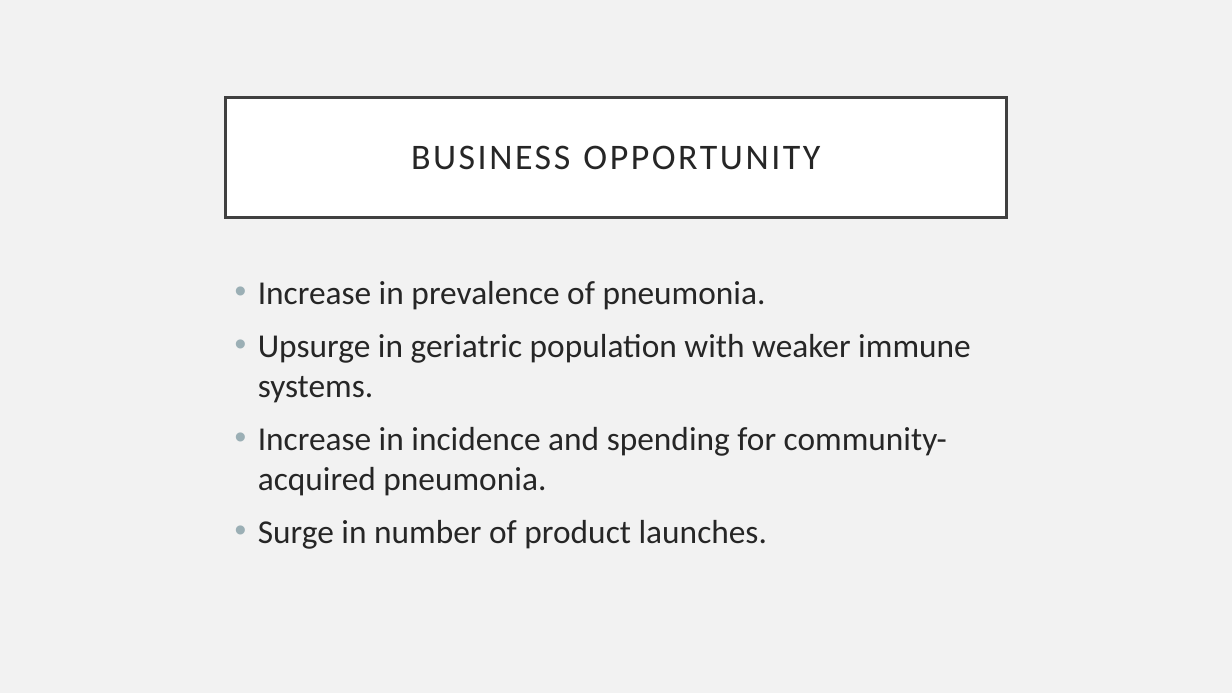
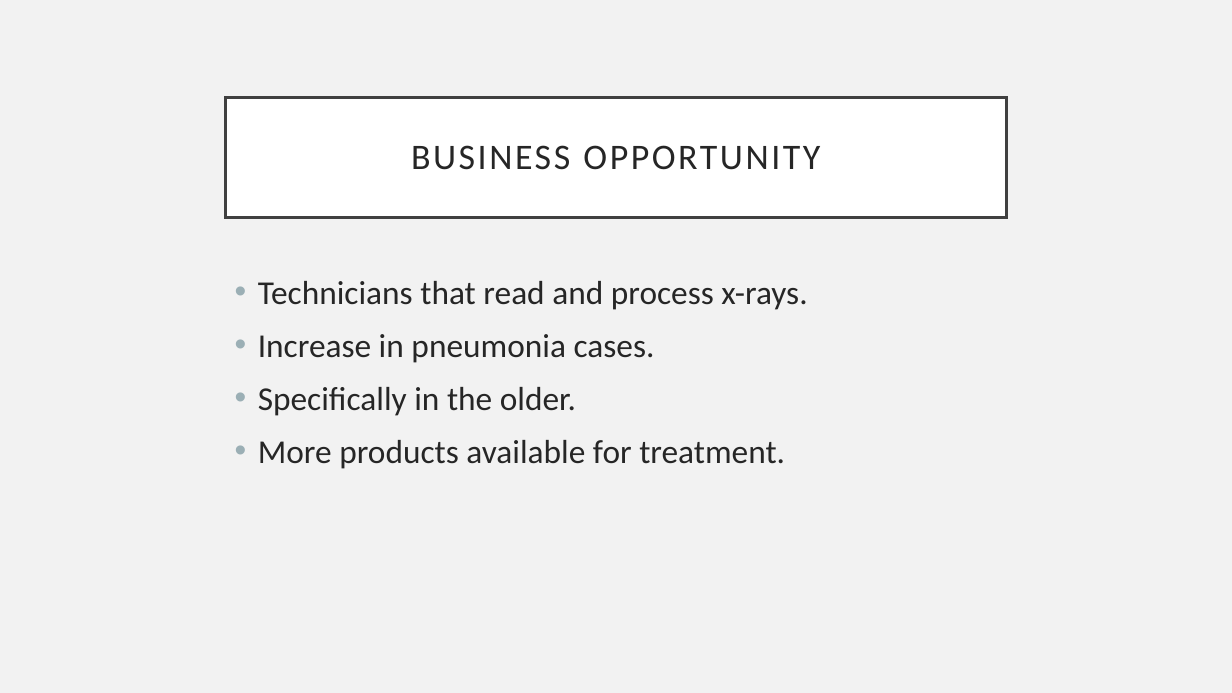
Before and after one commit to PattiCakes59/Chest-X-Ray-Examination, a slide deck: slide 4 of PneumoniaPresentation.pptx. Drawn at 1232x693 pixels with LibreOffice and Linux fonts; fonts in the diff are those of the drawing. Boxes give left, top, right and bottom in pixels: in the first picture for what was removed or moved away, otherwise in the second. Text is boxed around its words. In the diff, an @@ line names an element or a change of style, - is before the commit and + after.

```diff
--- a/PneumoniaPresentation.pptx
+++ b/PneumoniaPresentation.pptx
@@ text at (258,281,807,469): text changed @@
-• Increase in prevalence of pneumonia.
-• Upsurge in geriatric population with weaker immune systems.
-• Increase in incidence and spending for community-acquired pneumonia.
-• Surge in number of product launches.
+• Technicians that read and process x-rays.
+• Increase in pneumonia cases.
+• Specifically in the older.
+• More products available for treatment.
```
Also in this commit, not shown: 4 other slides changed, 1 slide added, 1 slide removed.
